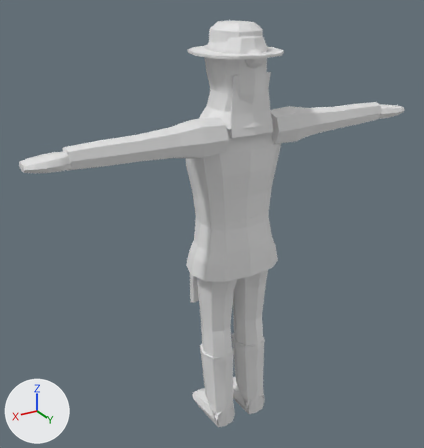
A saved change to the Blender file art/models/characters/human_m.blend.
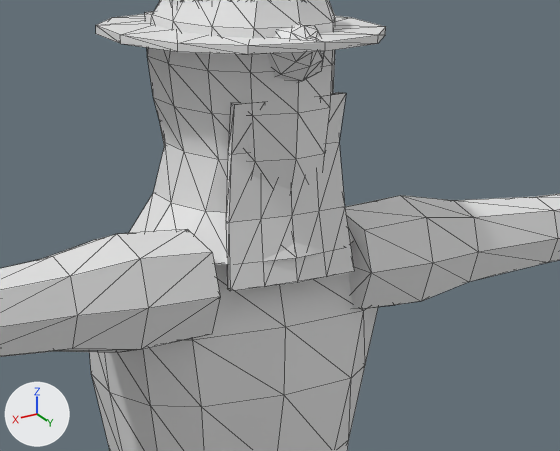
Old and new are each drawn whole from a camera (50 mm lens) standing at (1.242, 1.898, 1.942) and looking at (0.06, -0.071, 0.957) and again close up on the part from 37% to 81% of the width and 9% to 43% of the height. The axes (+X, +Y, +Z) are drawn at lower left. The lights are the same throughout. The first two pictures are the older version. The close-ups show mesh edges as thin lines.

Names of what the first close-up shows: 'Body', 'Hair_Bound', 'Hair_Long', 'Hat_Brimmed', 'Hood'.
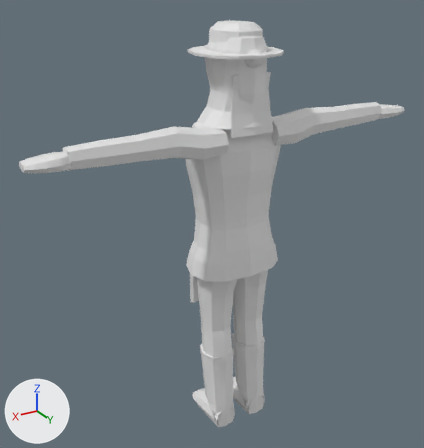
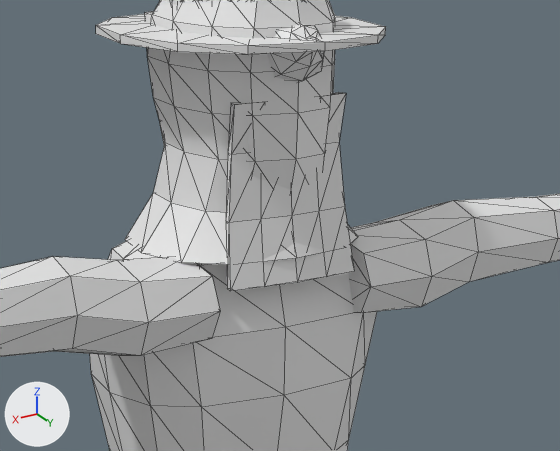
Changed parts and their boxes [x1, y1, x2, y2] in the close-ups (560 x 451 px; the box of a moved part takes in the faces that stretch with it):
part 1 of me_tunic, moved or reshaped: before [118, 229, 212, 259]; after [54, 257, 211, 282]
part 2 of me_tunic, moved or reshaped: before [140, 252, 220, 308]; after [70, 276, 220, 323]
part 3 of me_tunic, moved or reshaped: before [141, 297, 220, 350]; after [72, 311, 220, 356]
part 4 of me_tunic, moved or reshaped (not visible afterwards): before [346, 215, 371, 309]
part 5 of me_tunic, moved or reshaped: before [345, 199, 381, 207]; after [350, 220, 395, 231]
part 6 of me_tunic, moved or reshaped (not visible afterwards): before [345, 195, 425, 230]
part 7 of me_tunic, moved or reshaped: before [364, 217, 433, 273]; after [351, 220, 432, 313]
part 8 of me_tunic, moved or reshaped: before [361, 263, 432, 308]; after [349, 245, 432, 313]
part 9 of me_tunic, moved or reshaped: before [42, 234, 148, 353]; after [58, 349, 140, 356]
part 10 of me_tunic, moved or reshaped: before [369, 195, 478, 308]; after [373, 201, 478, 307]

The change, as a diff of the scene's bpy script:
```diff
--- a/art/models/characters/human_m.blend.py
+++ b/art/models/characters/human_m.blend.py
@@ me_tunic @@
 me_tunic.from_pydata(...)  # 2926 vertices, 1526 faces; spans x -0.84..0.84, y -0.16..0.14, z 0.01..1.73
 # used by ob_body; location = (0.0, 0.0, 0.0)
 # before: 482 (0.21, -0.01, 1.38), 483 (0.21, -0.01, 1.38), 485 (0.21, 0.01, 1.43) at pixel (94, 239), 486 (0.21, 0.01, 1.43) at pixel (94, 239), 488 (0.21, 0.06, 1.45) at pixel (116, 233)
 # before: 489 (0.21, 0.06, 1.45) at pixel (116, 233), 493 (0.21, 0.12, 1.43) at pixel (140, 258), 494 (0.21, 0.12, 1.43) at pixel (140, 258), 498 (0.21, 0.14, 1.38) at pixel (148, 308), 499 (0.21, 0.14, 1.38) at pixel (148, 308)
 # before: 501 (0.21, 0.12, 1.32) at pixel (140, 349), 502 (0.21, 0.12, 1.32) at pixel (140, 349), 503 (0.21, 0.12, 1.32) at pixel (140, 349), 509 (0.21, 0.01, 1.32), 510 (0.21, 0.01, 1.32)
 # before: 511 (0.21, 0.01, 1.32)
+# me_tunic part 1: the loose piece of 4 vertices spanning x 0.11..0.21, y 0.06..0.12, z 1.43..1.45 is moved by (0.0, 0.0, -0.03)
+# me_tunic part 2: the loose piece of 4 vertices spanning x 0.11..0.21, y 0.12..0.14, z 1.38..1.43 is moved by (0.0, 0.0, -0.02)
+# me_tunic part 3: the loose piece of 4 vertices spanning x 0.11..0.21, y 0.12..0.14, z 1.32..1.38 is moved by (0.0, 0.0, -0.01)
+# me_tunic part 4: the loose piece of 8 vertices spanning x -0.11, y -0.01..0.14, z 1.31..1.45 is scaled about its middle by (1, 1, 0.765), then moved by (0.0, 0.0, -0.02)
+# me_tunic part 5: the loose piece of 4 vertices spanning x -0.21..-0.11, y 0.01..0.06, z 1.43..1.45 is moved by (0.0, 0.0, -0.03)
+# me_tunic part 6: the loose piece of 4 vertices spanning x -0.21..-0.11, y 0.06..0.12, z 1.43..1.45 is moved by (0.0, 0.0, -0.03)
+# me_tunic part 7: the loose piece of 4 vertices spanning x -0.21..-0.11, y 0.12..0.14, z 1.38..1.43 is moved by (0.0, 0.0, -0.02)
+# me_tunic part 8: the loose piece of 4 vertices spanning x -0.21..-0.11, y 0.12..0.14, z 1.32..1.38 is moved by (0.0, 0.0, -0.01)
+# me_tunic part 9
+for i in [485, 486, 488, 489, 493, 494]: me_tunic.vertices[i].co += Vector((0.0, 0.0, -0.03))
+for i in [501, 502, 503, 509, 510, 511]: me_tunic.vertices[i].co += Vector((0.0, 0.0, -0.01))
+for i in [482, 483, 498, 499]: me_tunic.vertices[i].co += Vector((0.0, 0.0, -0.02))
+# me_tunic part 10: 16 of 2926 vertices moved; they spanned x -0.21, y -0.01..0.14, z 1.32..1.45 and now span x -0.21, y -0.01..0.14, z 1.32..1.42; mean shift (0.0, 0.0, -0.02); largest move (-0.21, 0.06, 1.45) -> (-0.21, 0.06, 1.42)
 me_tunic.materials.append(mat_human)
```
